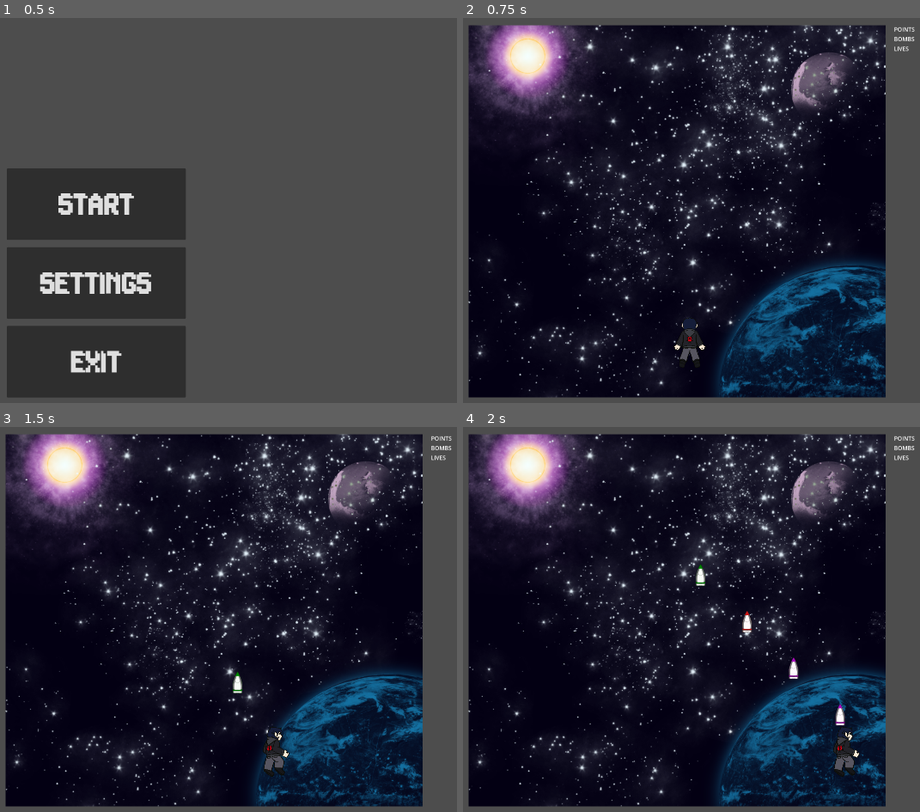
Above: before the commit, frames 1-4 (two rows, left to right).
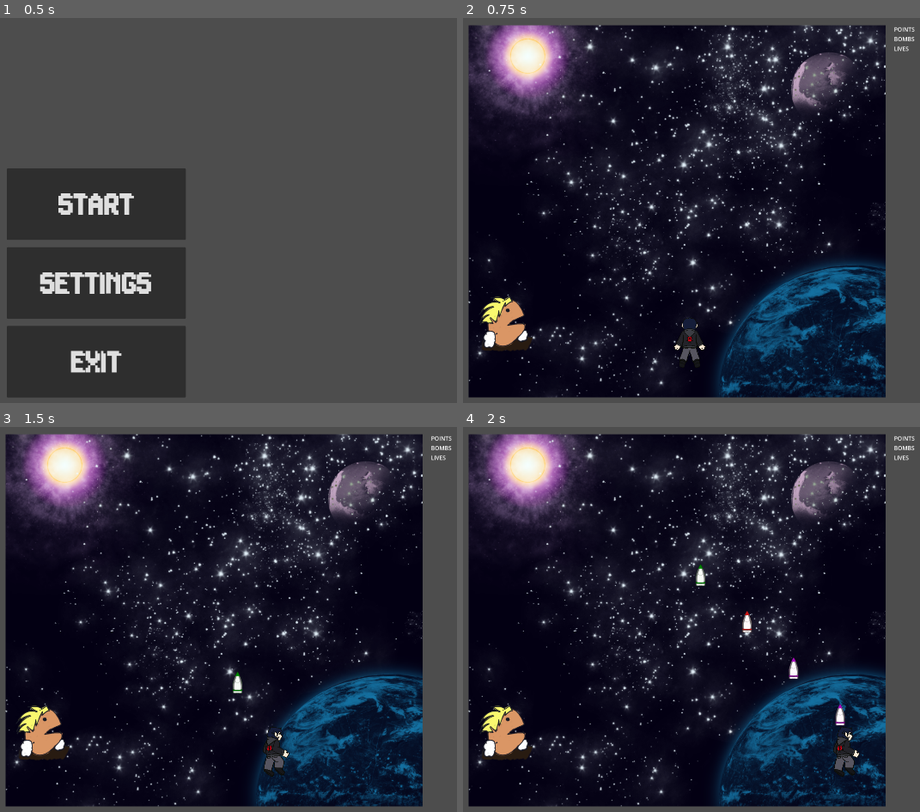
Above: after the commit, the same moments.

Repository: TresSims/Nickel2Danmaku
Game: Godot game, scene res://Levels/MainMenu/MainMenu.tscn
Same seed, same stepped clock (60 frames per second), same inputs: the game is played once before the commit and once after it.
Inputs:
- Up to frame 1 (0.5 s): no input
- Up to frame 2 (0.75 s): click "Settings" at 0.5 s
- Up to frame 3 (1.5 s): tap Enter at 1.25 s; hold Right (right) from 1.28 s (still down); hold Z (fire) from 1.28 s (still down)
- Up to frame 4 (2 s): keep holding Right (right); keep holding Z (fire)

Frame 1 is identical in both runs. In frame 2, 1.1% of the frame differs, in the area x 3-22%, y 13-94%; in frame 3, 1.1%; in frame 4, 1.1%.

Commit message:
Begin Dialog System Development

Diff:
--- /dev/null
+++ b/DialogScenes/Dialog_L.tscn
@@ -0,0 +1,67 @@
+[gd_scene load_steps=5 format=3 uid="uid://5qoydmqch72o"]
+
+[ext_resource type="Texture2D" uid="uid://bpmph57h27qvy" path="res://Actors/Player/ExpressionsSS.png" id="1_fgsgl"]
+
+[sub_resource type="AtlasTexture" id="AtlasTexture_kddep"]
+atlas = ExtResource("1_fgsgl")
+region = Rect2(0, 0, 512, 512)
+
+[sub_resource type="AtlasTexture" id="AtlasTexture_b37se"]
+atlas = ExtResource("1_fgsgl")
+region = Rect2(0, 512, 512, 512)
+
+[sub_resource type="SpriteFrames" id="SpriteFrames_y3e2a"]
+animations = [{
+"frames": [{
+"duration": 1.0,
+"texture": SubResource("AtlasTexture_kddep")
+}, {
+"duration": 1.0,
+"texture": SubResource("AtlasTexture_b37se")
+}],
+"loop": true,
+"name": &"default",
+"speed": 5.0
+}]
+
+[node name="MarginContainer" type="MarginContainer"]
+anchors_preset = 15
+anchor_right = 1.0
+anchor_bottom = 1.0
+grow_horizontal = 2
+grow_vertical = 2
+theme_override_constants/margin_left = 256
+theme_override_constants/margin_top = 30
+theme_override_constants/margin_right = 30
+theme_override_constants/margin_bottom = 30
+
+[node name="Panel" type="Panel" parent="."]
+self_modulate = Color(0, 0.388235, 0, 1)
+layout_mode = 2
+size_flags_horizontal = 3
+
+[node name="MarginContainer" type="MarginContainer" parent="Panel"]
+layout_mode = 1
+anchors_preset = 15
+anchor_right = 1.0
+anchor_bottom = 1.0
+grow_horizontal = 2
+grow_vertical = 2
+theme_override_constants/margin_left = 5
+theme_override_constants/margin_top = 5
+theme_override_constants/margin_right = 5
+theme_override_constants/margin_bottom = 5
+
+[node name="RichTextLabel" type="RichTextLabel" parent="Panel/MarginContainer"]
+layout_mode = 2
+theme_override_font_sizes/normal_font_size = 32
+text = "Ugh, okay yeah I'll deal with the witch cats."
+fit_content = true
+
+[node name="AnimatedSprite2D" type="AnimatedSprite2D" parent="."]
+scale = Vector2(0.3, 0.3)
+sprite_frames = SubResource("SpriteFrames_y3e2a")
+frame_progress = 0.250502
+speed_scale = 2.0
+centered = false
+offset = Vector2(90, 90)
--- /dev/null
+++ b/DialogScenes/Dialog_R.tscn
@@ -0,0 +1,69 @@
+[gd_scene load_steps=5 format=3 uid="uid://cykeqy0770bot"]
+
+[ext_resource type="Texture2D" uid="uid://bpmph57h27qvy" path="res://Actors/Player/ExpressionsSS.png" id="1_7wrht"]
+
+[sub_resource type="AtlasTexture" id="AtlasTexture_kddep"]
+atlas = ExtResource("1_7wrht")
+region = Rect2(0, 0, 512, 512)
+
+[sub_resource type="AtlasTexture" id="AtlasTexture_b37se"]
+atlas = ExtResource("1_7wrht")
+region = Rect2(0, 512, 512, 512)
+
+[sub_resource type="SpriteFrames" id="SpriteFrames_y3e2a"]
+animations = [{
+"frames": [{
+"duration": 1.0,
+"texture": SubResource("AtlasTexture_kddep")
+}, {
+"duration": 1.0,
+"texture": SubResource("AtlasTexture_b37se")
+}],
+"loop": true,
+"name": &"default",
+"speed": 5.0
+}]
+
+[node name="MarginContainer" type="MarginContainer"]
+layout_direction = 3
+anchors_preset = -1
+offset_right = 1657.0
+offset_bottom = 971.0
+grow_horizontal = 2
+grow_vertical = 2
+theme_override_constants/margin_left = 30
+theme_override_constants/margin_top = 30
+theme_override_constants/margin_right = 256
+theme_override_constants/margin_bottom = 30
+
+[node name="Panel" type="Panel" parent="."]
+self_modulate = Color(0, 0.388235, 0, 1)
+layout_direction = 2
+layout_mode = 2
+size_flags_horizontal = 3
+
+[node name="MarginContainer" type="MarginContainer" parent="Panel"]
+layout_mode = 1
+anchors_preset = 15
+anchor_right = 1.0
+anchor_bottom = 1.0
+grow_horizontal = 2
+grow_vertical = 2
+theme_override_constants/margin_left = 5
+theme_override_constants/margin_top = 5
+theme_override_constants/margin_right = 5
+theme_override_constants/margin_bottom = 5
+
+[node name="RichTextLabel" type="RichTextLabel" parent="Panel/MarginContainer"]
+layout_mode = 2
+theme_override_font_sizes/normal_font_size = 32
+text = "Ugh, okay yeah I'll deal with the witch cats."
+fit_content = true
+
+[node name="AnimatedSprite2D" type="AnimatedSprite2D" parent="."]
+scale = Vector2(0.3, 0.3)
+sprite_frames = SubResource("SpriteFrames_y3e2a")
+frame_progress = 0.250502
+speed_scale = 2.0
+centered = false
+offset = Vector2(90, 90)
--- a/Levels/Level1/Level1.tscn
+++ b/Levels/Level1/Level1.tscn
@@ -1,8 +1,9 @@
-[gd_scene load_steps=13 format=3 uid="uid://km7n274l66dj"]
+[gd_scene load_steps=14 format=3 uid="uid://km7n274l66dj"]
 
 [ext_resource type="Texture2D" uid="uid://ig8wq7yahx87" path="res://Levels/Level1/BG.png" id="1_savf4"]
 [ext_resource type="PackedScene" uid="uid://bind8rvync2mo" path="res://Actors/Player/Player.tscn" id="3_bvn5h"]
 [ext_resource type="PackedScene" uid="uid://d3h7gpwkayxpn" path="res://EventSystem/event_system.tscn" id="3_mnejy"]
+[ext_resource type="PackedScene" uid="uid://5qoydmqch72o" path="res://DialogScenes/Dialog_L.tscn" id="4_75xdu"]
 
 [sub_resource type="CanvasItemMaterial" id="CanvasItemMaterial_v0gpt"]
 
@@ -110,6 +111,25 @@
 
 [node name="Timer" parent="HBoxContainer/VBoxContainer/Sprite2D" instance=ExtResource("3_mnejy")]
 
+[node name="DialogEventAnchor" type="Control" parent="HBoxContainer/VBoxContainer/Sprite2D"]
+layout_mode = 3
+anchors_preset = 12
+anchor_top = 1.0
+anchor_right = 1.0
+anchor_bottom = 1.0
+offset_top = -310.0
+grow_horizontal = 2
+grow_vertical = 0
+size_flags_horizontal = 3
+
+[node name="MarginContainer" parent="HBoxContainer/VBoxContainer/Sprite2D/DialogEventAnchor" instance=ExtResource("4_75xdu")]
+layout_mode = 0
+anchors_preset = 0
+anchor_right = 0.0
+anchor_bottom = 0.0
+grow_horizontal = 1
+grow_vertical = 1
+
 [node name="VBoxContainer2" type="VBoxContainer" parent="HBoxContainer"]
 layout_direction = 2
 layout_mode = 2
Binary file added: Actors/Player/ExpressionsSS.png
Not shown, added: Actors/Player/ExpressionsSS.png.import
Not shown, changed: Documentation/Figma UI_UX Mockup.md
